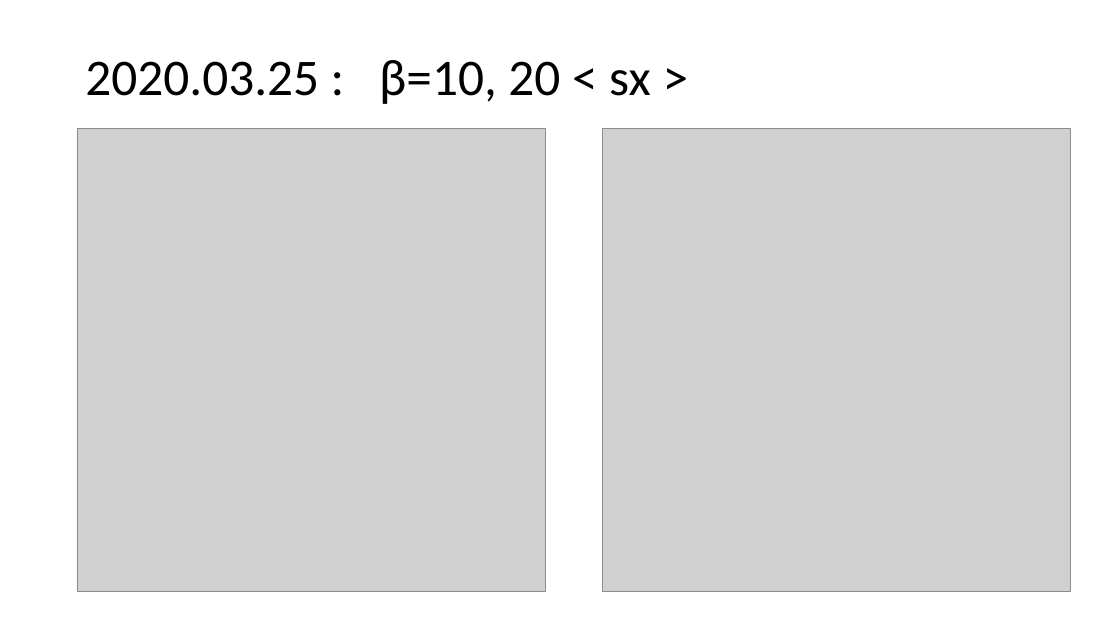
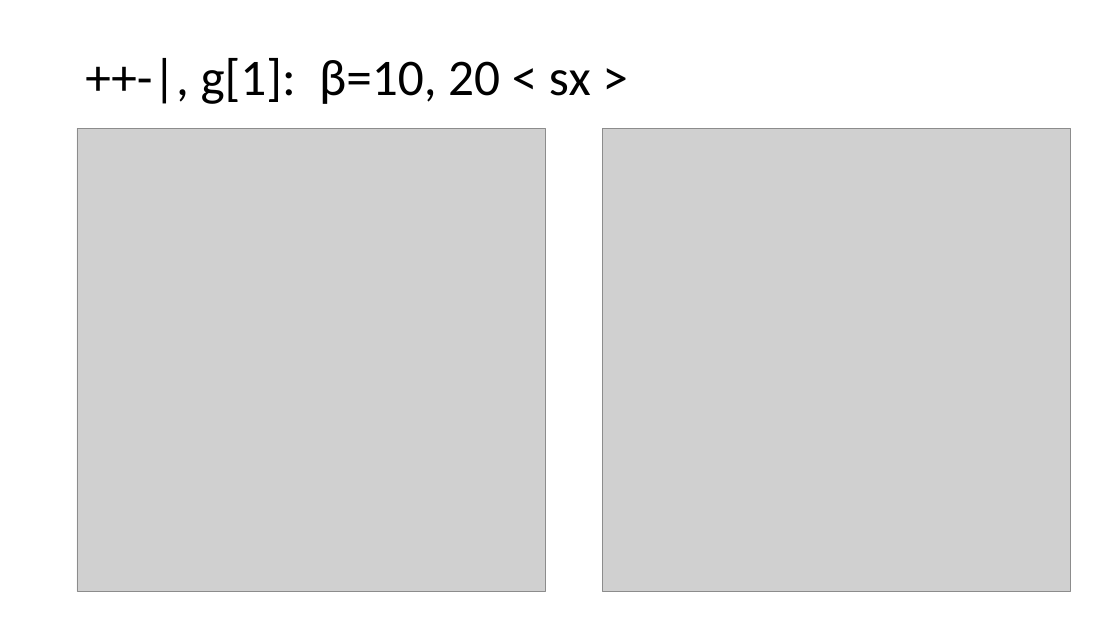
Before and after one commit to Sharon-Liang/JuliaCMPO, a slide deck: slide 11 of cmpo_running_notes.pptx. Drawn at 1120x630 pixels with LibreOffice and Linux fonts; fonts in the diff are those of the drawing; grey boxes stand for pictures. Boxes give left, top, right and bottom in pixels: in the first picture for what was removed or moved away, otherwise in the second. Text is boxed around its words. In the diff, an @@ line names an element or a change of style, - is before the commit and + after.

```diff
--- a/cmpo_running_notes.pptx
+++ b/cmpo_running_notes.pptx
@@ title at [201,58,591,104]: text changed @@
-2020.03.25 : β=10, 20 < sx >
+++-|, g[1]: β=10, 20 < sx >
```
Also in this commit, not shown: 5 other slides changed, 1 slide added, 3 other files.
